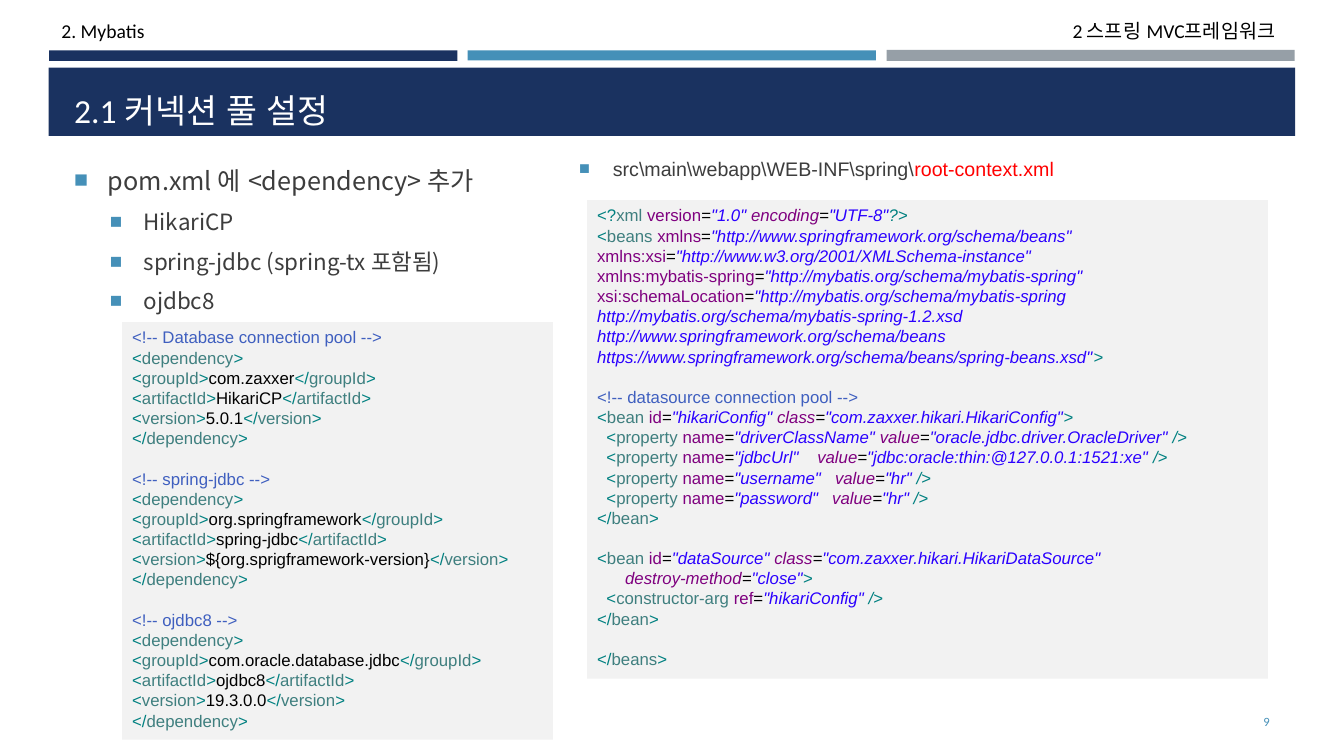
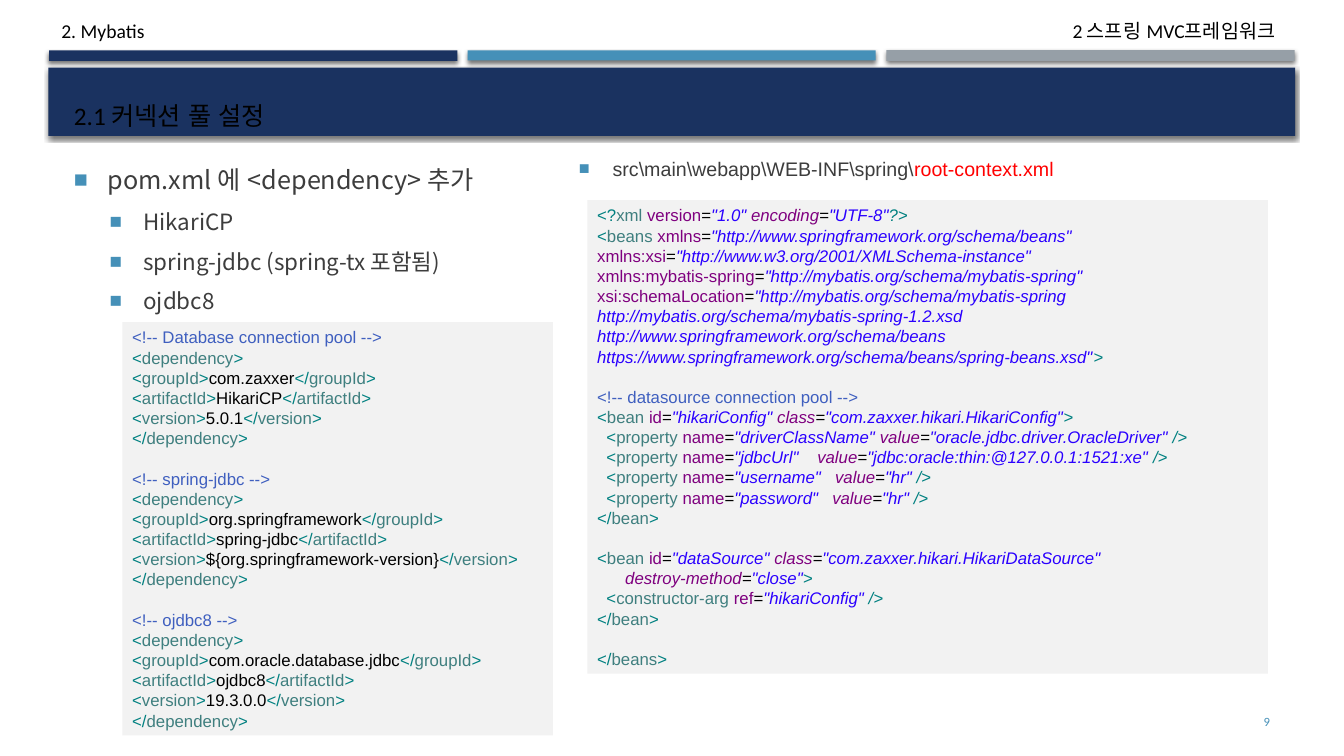
Before and after one commit to deukvely/spring, a slide deck: slide 9 of PPT/03.스프링프로젝트.pptx. Drawn at 1344x756 pixels with LibreOffice and Linux fonts; fonts in the diff are those of the drawing. Boxes give left, top, right and bottom in pixels: in the first picture for what was removed or moved away, otherwise in the second. Text is boxed around its words. In the diff, an @@ line names an element or a change of style, - is before the commit and + after.

```diff
--- a/PPT/03.스프링프로젝트.pptx
+++ b/PPT/03.스프링프로젝트.pptx
@@ shadow on in 4 elements at (x1=49, y1=50, x2=458, y2=60), (x1=886, y1=50, x2=1295, y2=62), (x1=468, y1=50, x2=876, y2=60), (x1=48, y1=68, x2=1296, y2=136) @@
@@ title "2.1 커넥션 풀 설정" at (x1=74, y1=104, x2=264, y2=127): size 24 to 18 pt, text colour #FFFFFF to #000000 @@
@@ rectangle "<?xml version="1.0" encoding="UTF-8"?>" resized from (x1=588, y1=201, x2=1268, y2=680) to (x1=588, y1=201, x2=1268, y2=675) @@
@@ rectangle "<!-- Database connection pool -->" resized from (x1=122, y1=323, x2=553, y2=740) to (x1=122, y1=323, x2=553, y2=736) @@
@@ text in rectangle at (x1=132, y1=552, x2=518, y2=569): text changed @@
-<version>${org.sprigframework-version}</version>
+<version>${org.springframework-version}</version>
```
Also in this commit, not shown: 28 other slides changed, 33 other files.
